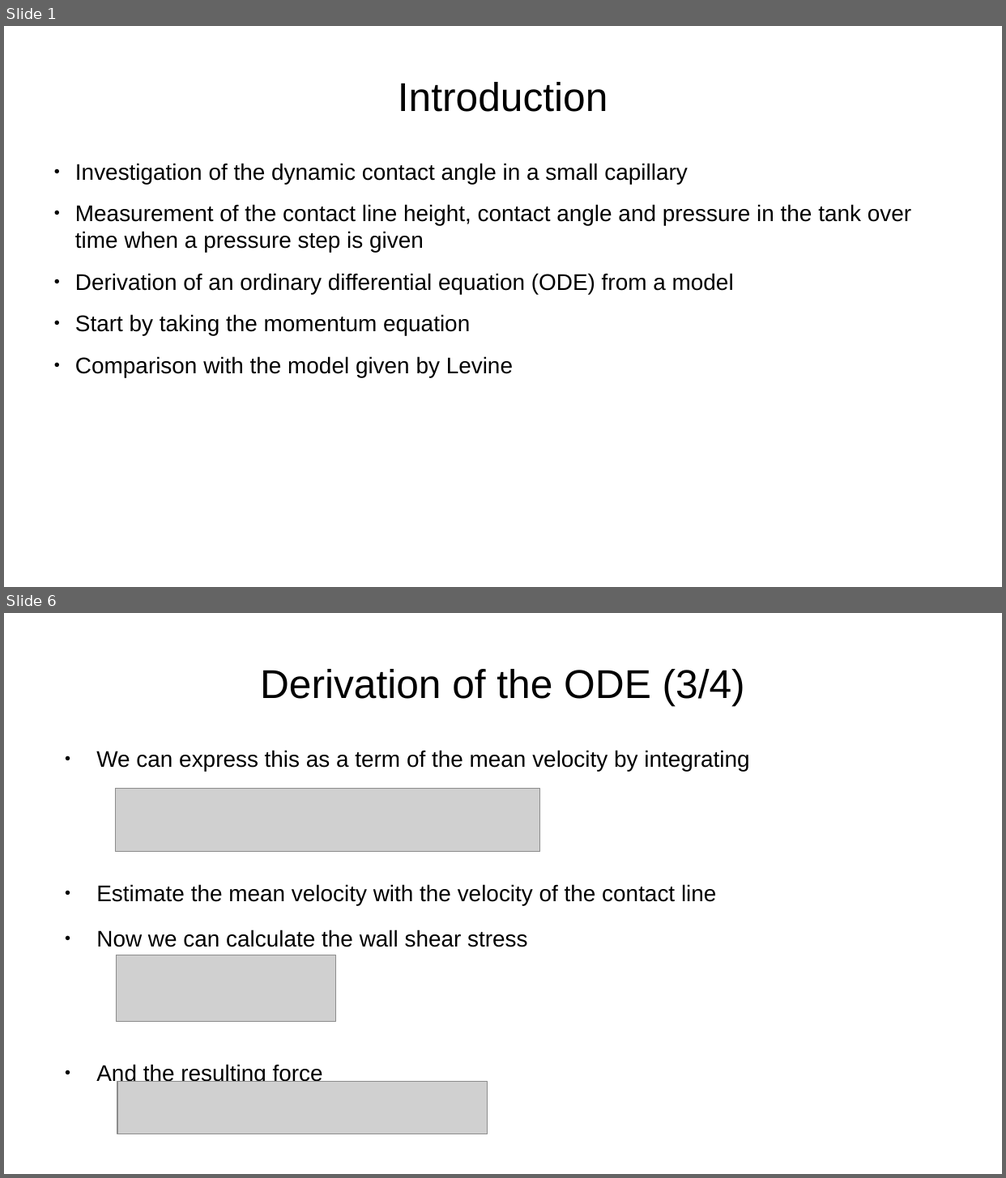
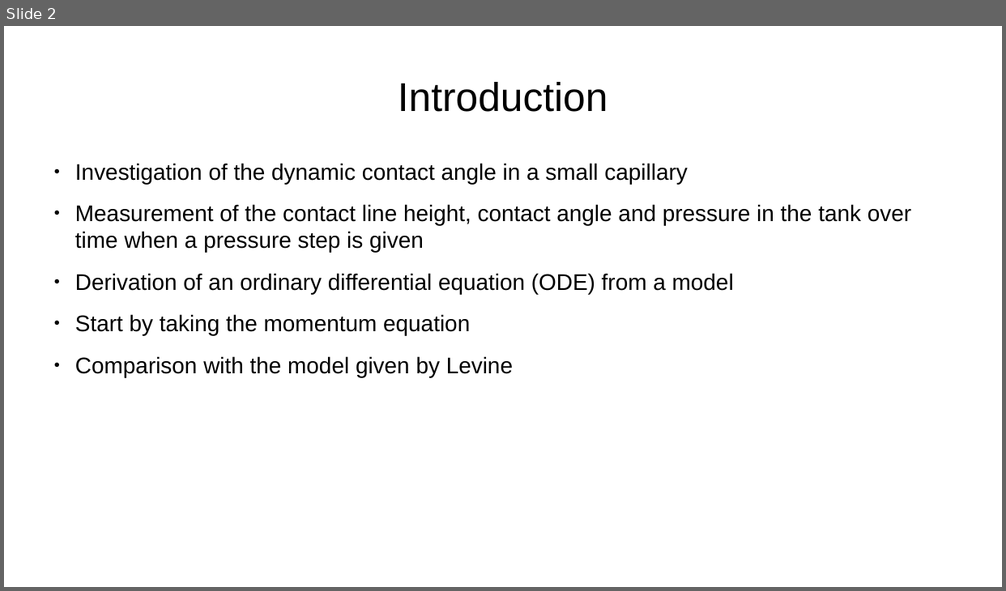
Before and after one commit to ManuelRatz/ratzVKI, a slide deck: Slides/equation_derivation.odp. Shown one above the other, each under a label of ours: slides 1 and 6 before the commit, slide 2 after it; the slides between them are not shown. The pictures are 1006x1178 and 1006x591 pixels, drawn with LibreOffice and Linux fonts; fonts in the diff are those of the drawing; grey boxes stand for pictures. Boxes give left, top, right and bottom in pixels: in the first picture for what was removed or moved away, otherwise in the second. Text is boxed around its words. In the diff, an @@ line names an element or a change of style, - is before the commit and + after.

```diff
--- a/Slides/equation_derivation.odp
+++ b/Slides/equation_derivation.odp
@@ slide 6 removed at <box>4,613,1002,1174</box>, background #FFFFFF @@
@@ title removed at <box>260,669,745,705</box> @@
-Derivation of the ODE (3/4)
@@ text removed at <box>96,750,749,1085</box> @@
-● We can express this as a term of the mean velocity by integrating
-● Estimate the mean velocity with the velocity of the contact line
-● Now we can calculate the wall shear stress
-● And the resulting force
@@ picture removed at <box>116,789,540,852</box> @@
@@ picture removed at <box>117,956,336,1022</box> @@
@@ picture removed at <box>117,1082,487,1135</box> @@
@@ what was slide 1 is now slide 2 @@
```
Also in this commit, not shown: 5 slides changed, 3 slides added, 1 other slide removed, 4 other files.
